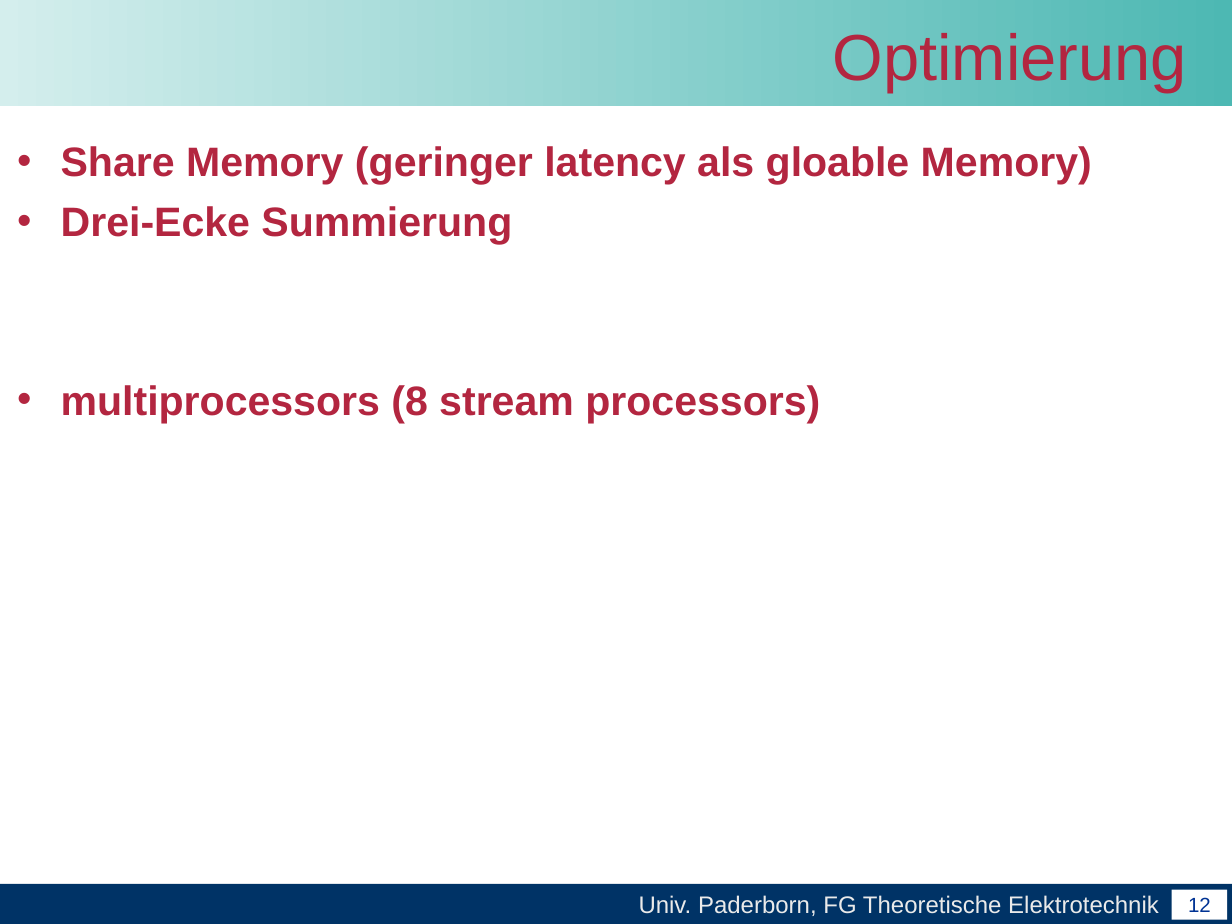
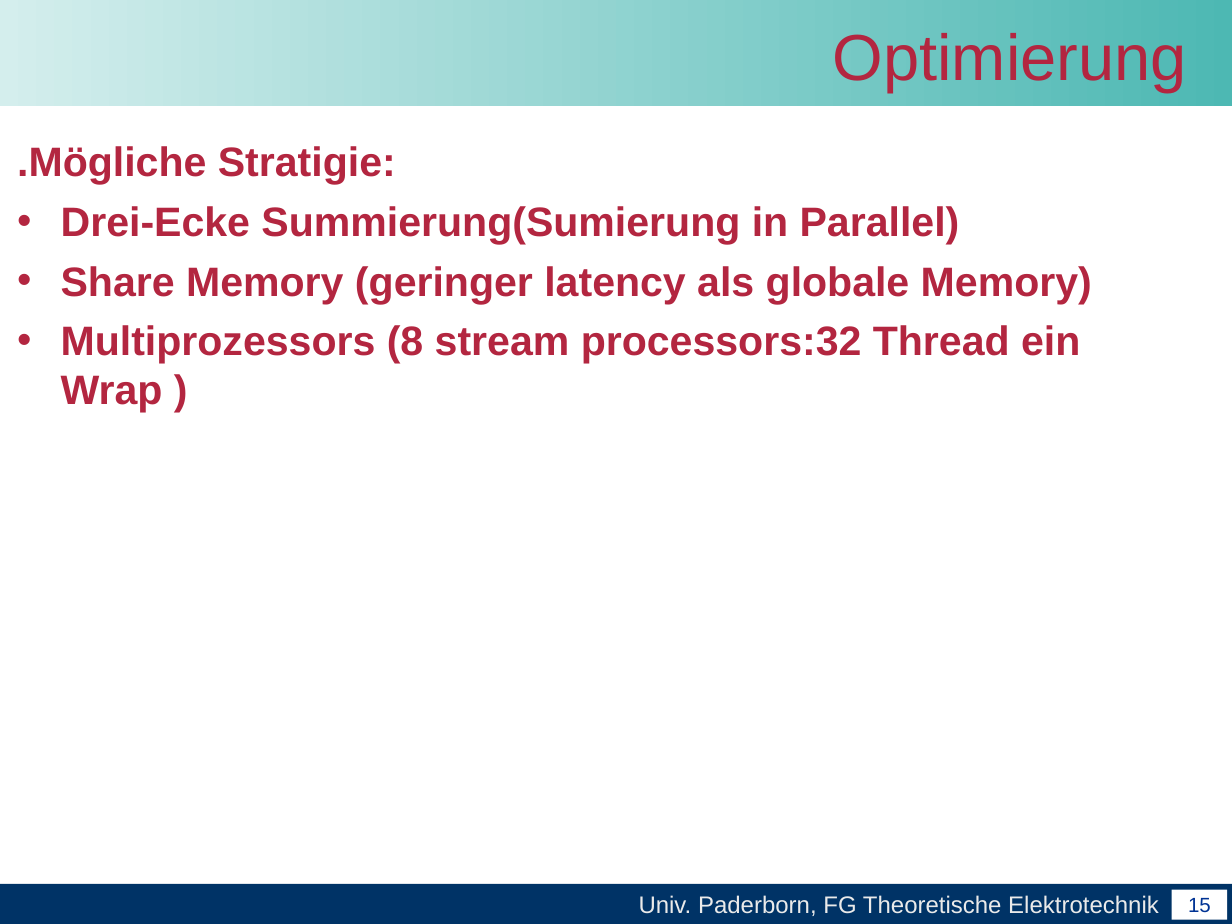
Before and after one commit to unconditional/projektarbeitcuda, a slide deck: slide 15 of Vortrag/Abschlussvortrag der Projektarbeit CUDA(xby).ppt (slide 12 before the commit). Drawn at 1232x924 pixels with LibreOffice and Linux fonts; fonts in the diff are those of the drawing; background and template pictures are left out. Boxes give left, top, right and bottom in pixels: in the first picture for what was removed or moved away, otherwise in the second. Text is boxed around its words. In the diff, an @@ line names an element or a change of style, - is before the commit and + after.

```diff
--- a/Vortrag/Abschlussvortrag der Projektarbeit CUDA(xby).ppt
+++ b/Vortrag/Abschlussvortrag der Projektarbeit CUDA(xby).ppt
@@ text at bbox=[17, 146, 1092, 413]: text changed @@
-• Share Memory (geringer latency als gloable Memory)
-• Drei-Ecke Summierung
-• multiprocessors (8 stream processors)
+.Mögliche Stratigie:
+• Drei-Ecke Summierung(Sumierung in Parallel)
+• Share Memory (geringer latency als globale Memory)
+• Multiprozessors (8 stream processors:32 Thread ein Wrap )
@@ page number at bbox=[1188, 898, 1211, 913]: text changed @@
-12
+15
```
Also in this commit, not shown: 2 other slides changed, 3 slides added.
